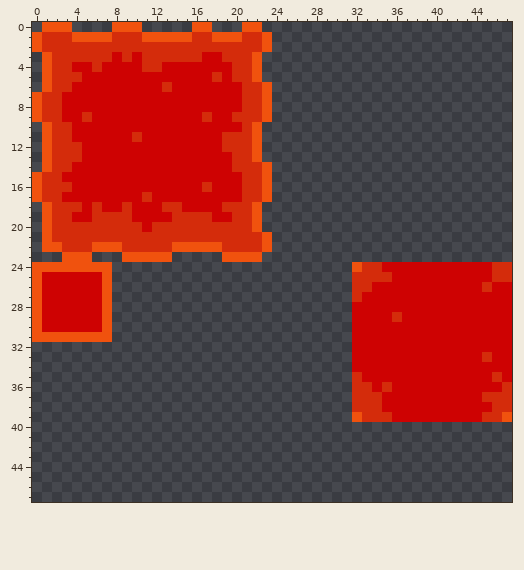
One commit to this pixel-art file: Assets/Tiles/Lava.aseprite. The picture above was drawn from the file before the commit.
48x48 pixels, 1 frame.
The result:
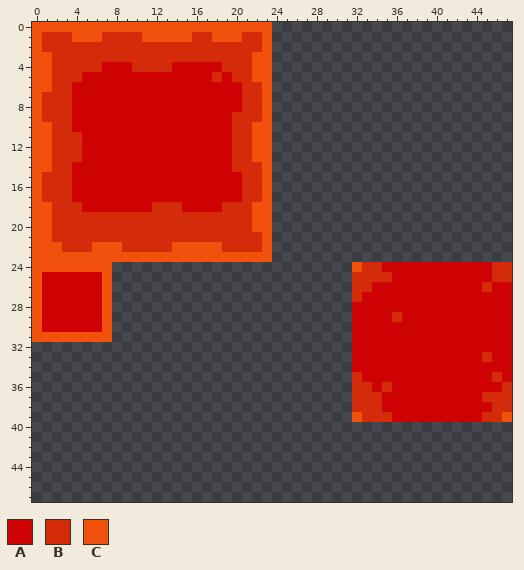
Palette (. is transparent): A #ce0202  B #d42c0b  C #f0520e
Changes in this commit:
@@ x 0..25 @@
- 0 .CCC....CCC.....CC...CC...
- 1 CBBBCCCCBBBCCCCCBBCCCBBC..
+ 0 CCCCCCCCCCCCCCCCCCCCCCCC..
+ 1 CBBBCCCBBBBCCCCCBBCCCBBC..
  2 CBBBBBBBBBBBBBBBBBBBBBBC..
- 3 .CBBBBBBABABBBBBBAABBBC...
- 4 .CBBAABAAAABBAAAAAAABBC...
- 5 .CBBBAAAAAAAAAAAAABABBC...
- 6 .CBBAAAAAAAAABAAAAAAABBC..
- 7 CBBAAAAAAAAAAAAAAAAAABBC..
- 8 CBBAAAAAAAAAAAAAAAAAABBC..
- 9 CBBAABAAAAAAAAAAABAABBBC..
-10 .CBBAAAAAAAAAAAAAAAAABC...
-11 .CBBAAAAAABAAAAAAAABBBC...
-12 .CBBBAAAAAAAAAAAAAABBBC...
-13 .CBBBAAAAAAAAAAAAAAABBC...
-14 .CBBAAAAAAAAAAAAAAAABBBC..
-15 CBBAAAAAAAAAAAAAAAAAABBC..
-16 CBBBAAAAAAAAAAAAABAAABBC..
-17 CBBAAAAAAAABAAAAAAAAABBC..
-18 .CBBBABAABAAABBAAAABBBC...
-19 .CBBAABBBBAAAABBBBAABBC...
-20 .CBBBBBBBBBABBBBBBBBBBC...
-21 .CBBBBBBBBBBBBBBBBBBBBBC..
-22 .CCBBBCCCBBBBBCCCCCBBBBC..
-23 ...CCC...CCCCC.....CCCC...
+ 3 CCBBBBBBBBBBBBBBBBBBBBCC..
+ 4 CCBBBBBAAABBBBAAAAABBBCC..
+ 5 CCBBBAAAAAAAAAAAAABABBCC..
+ 6 CCBBAAAAAAAAAAAAAAAAABBC..
+ 7 CBBBAAAAAAAAAAAAAAAAABBC..
+ 8 CBBBAAAAAAAAAAAAAAAAABBC..
+ 9 CBBBAAAAAAAAAAAAAAAABBBC..
+10 CCBBAAAAAAAAAAAAAAAABBCC..
+11 CCBBBAAAAAAAAAAAAAAABBCC..
+12 CCBBBAAAAAAAAAAAAAAABBCC..
+13 CCBBBAAAAAAAAAAAAAAABBCC..
+14 CCBBAAAAAAAAAAAAAAAABBBC..
+15 CBBBAAAAAAAAAAAAAAAAABBC..
+16 CBBBAAAAAAAAAAAAAAAAABBC..
+17 CBBBAAAAAAAAAAAAAAAAABBC..
+18 CCBBBAAAAAAABBBAAAABBBCC..
+19 CCBBBBBBBBBBBBBBBBBBBBCC..
+20 CCBBBBBBBBBBBBBBBBBBBBCC..
+21 CCBBBBBBBBBBBBBBBBBBBBBC..
+22 CCCBBBCCCBBBBBCCCCCBBBBC..
+23 CCCCCCCCCCCCCCCCCCCCCCCC..
 24 CCCCCCCC..................
